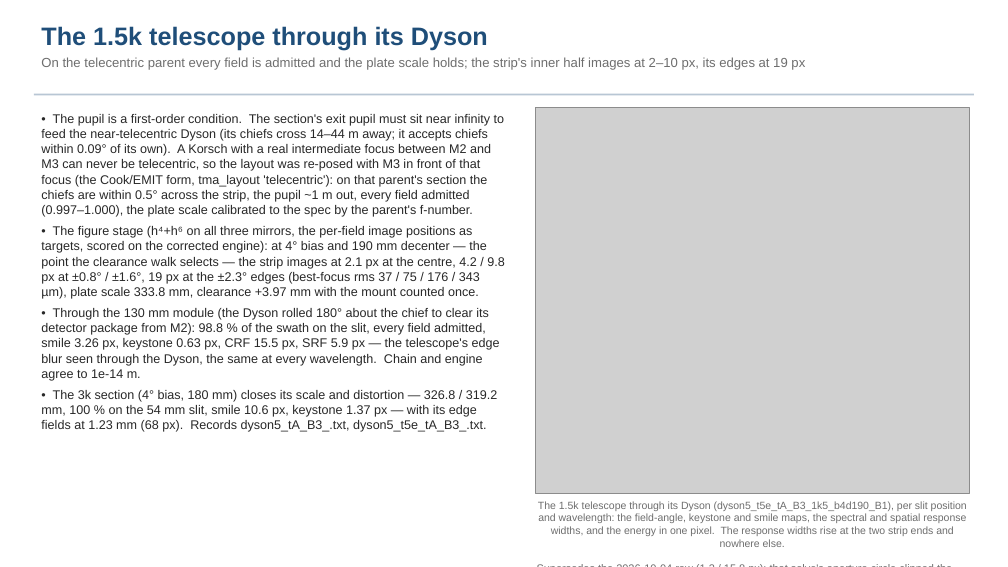
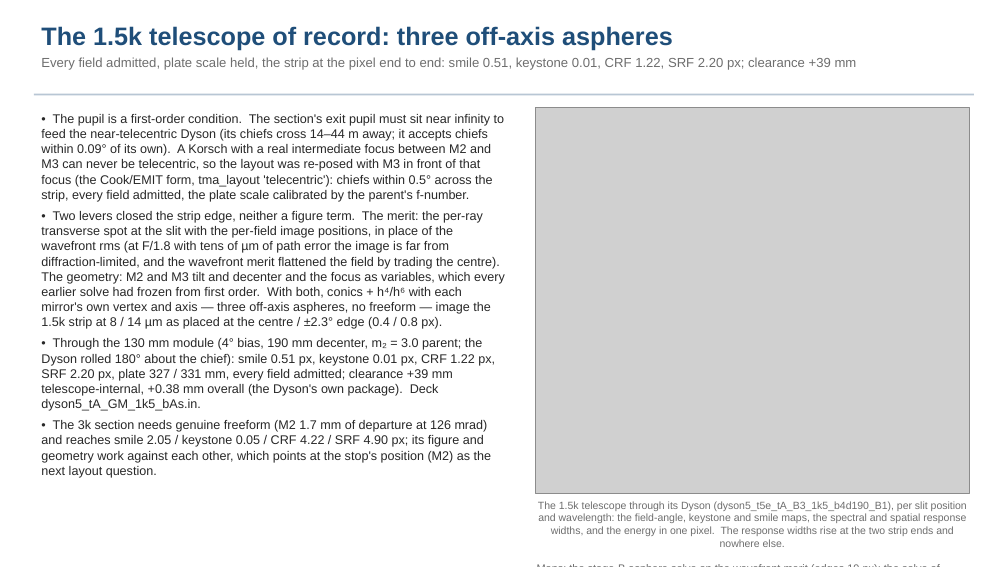
Before and after one commit to nasa-jpl/macos, a slide deck: slide 29 of demo_session/deck_dyson.pptx. Drawn at 1008x567 pixels with LibreOffice and Linux fonts; fonts in the diff are those of the drawing; grey boxes stand for pictures. Boxes give left, top, right and bottom in pixels: in the first picture for what was removed or moved away, otherwise in the second. Text is boxed around its words. In the diff, an @@ line names an element or a change of style, - is before the commit and + after.

```diff
--- a/demo_session/deck_dyson.pptx
+++ b/demo_session/deck_dyson.pptx
@@ text at (x1=41, y1=26, x2=857, y2=70): text changed @@
-The 1.5k telescope through its Dyson
-On the telecentric parent every field is admitted and the plate scale holds; the strip's inner half images at 2–10 px, its edges at 19 px
+The 1.5k telescope of record: three off-axis aspheres
+Every field admitted, plate scale held, the strip at the pixel end to end: smile 0.51, keystone 0.01, CRF 1.22, SRF 2.20 px; clearance +39 mm
@@ text at (x1=41, y1=114, x2=505, y2=478): text changed @@
-• The pupil is a first-order condition. The section's exit pupil must sit near infinity to feed the near-telecentric Dyson (its chiefs cross 14–44 m away; it accepts chiefs within 0.09° of its own). A Korsch with a real intermediate focus between M2 and M3 can never be telecentric, so the layout was re-posed with M3 in front of that focus (the Cook/EMIT form, tma_layout 'telecentric'): on that parent's section the chiefs are within 0.5° across the strip, the pupil ~1 m out, every field admitted (0.997–1.000), the plate scale calibrated to the spec by the parent's f-number.
-• The figure stage (h⁴+h⁶ on all three mirrors, the per-field image positions as targets, scored on the corrected engine): at 4° bias and 190 mm decenter — the point the clearance walk selects — the strip images at 2.1 px at the centre, 4.2 / 9.8 px at ±0.8° / ±1.6°, 19 px at the ±2.3° edges (best-focus rms 37 / 75 / 176 / 343 µm), plate scale 333.8 mm, clearance +3.97 mm with the mount counted once.
-• Through the 130 mm module (the Dyson rolled 180° about the chief to clear its detector package from M2): 98.8 % of the swath on the slit, every field admitted, smile 3.26 px, keystone 0.63 px, CRF 15.5 px, SRF 5.9 px — the telescope's edge blur seen through the Dyson, the same at every wavelength. Chain and engine agree to 1e-14 m.
-• The 3k section (4° bias, 180 mm) closes its scale and distortion — 326.8 / 319.2 mm, 100 % on the 54 mm slit, smile 10.6 px, keystone 1.37 px — with its edge fields at 1.23 mm (68 px). Records dyson5_tA_B3_.txt, dyson5_t5e_tA_B3_.txt.
+• The pupil is a first-order condition. The section's exit pupil must sit near infinity to feed the near-telecentric Dyson (its chiefs cross 14–44 m away; it accepts chiefs within 0.09° of its own). A Korsch with a real intermediate focus between M2 and M3 can never be telecentric, so the layout was re-posed with M3 in front of that focus (the Cook/EMIT form, tma_layout 'telecentric'): chiefs within 0.5° across the strip, every field admitted, the plate scale calibrated by the parent's f-number.
+• Two levers closed the strip edge, neither a figure term. The merit: the per-ray transverse spot at the slit with the per-field image positions, in place of the wavefront rms (at F/1.8 with tens of µm of path error the image is far from diffraction-limited, and the wavefront merit flattened the field by trading the centre). The geometry: M2 and M3 tilt and decenter and the focus as variables, which every earlier solve had frozen from first order. With both, conics + h⁴/h⁶ with each mirror's own vertex and axis — three off-axis aspheres, no freeform — image the 1.5k strip at 8 / 14 µm as placed at the centre / ±2.3° edge (0.4 / 0.8 px).
+• Through the 130 mm module (4° bias, 190 mm decenter, m₂ = 3.0 parent; the Dyson rolled 180° about the chief): smile 0.51 px, keystone 0.01 px, CRF 1.22 px, SRF 2.20 px, plate 327 / 331 mm, every field admitted; clearance +39 mm telescope-internal, +0.38 mm overall (the Dyson's own package). Deck dyson5_tA_GM_1k5_bAs.in.
+• The 3k section needs genuine freeform (M2 1.7 mm of departure at 126 mrad) and reaches smile 2.05 / keystone 0.05 / CRF 4.22 / SRF 4.90 px; its figure and geometry work against each other, which points at the stop's position (M2) as the next layout question.
@@ text at (x1=324, y1=451, x2=491, y2=460): text changed @@
-Supersedes the 2026-10-04 row (1.3 / 15.8 px): that solve's aperture circle clipped the edge fields (Backup, finding 10).
+Maps: the stage-B asphere solve on the wavefront merit (edges 19 px); the solve of record is scored in dyson5_tA_GM_ / dyson5_t5f_GM_ (maps next).
```
Also in this commit, not shown: 2 other slides changed, 3 other files.
